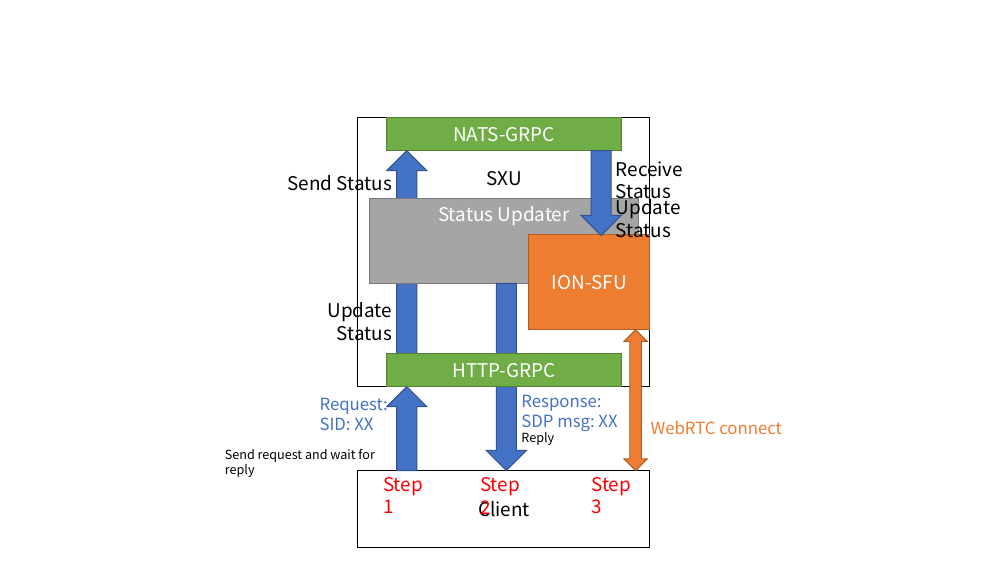
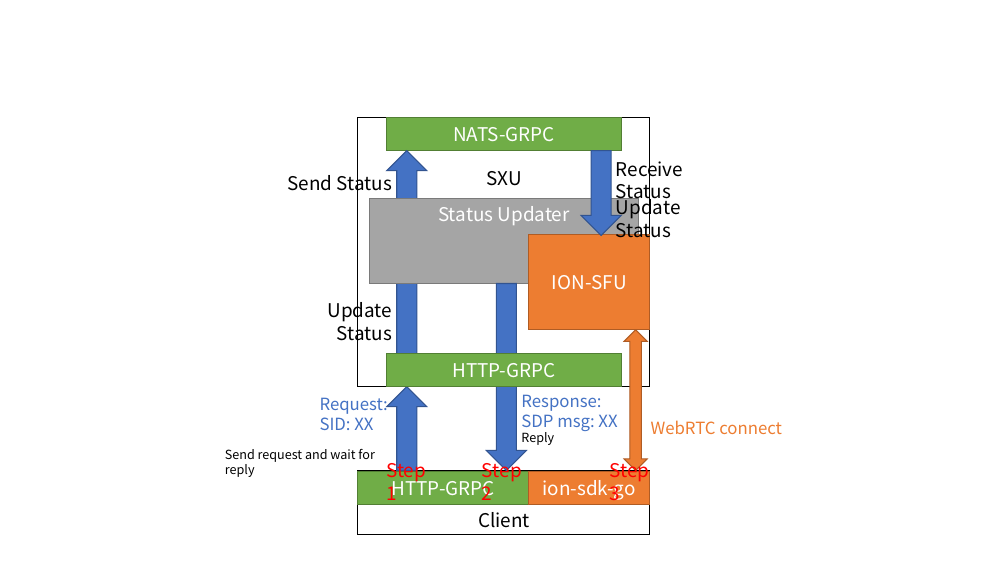
Before and after one commit to yindaheng98/dion, a slide deck: slide 2 of asserts/Arch.pptx. Drawn at 1008x567 pixels with LibreOffice and Linux fonts; fonts in the diff are those of the drawing. Boxes give left, top, right and bottom in pixels: in the first picture for what was removed or moved away, otherwise in the second. Text is boxed around its words. In the diff, an @@ line names an element or a change of style, - is before the commit and + after.

```diff
--- a/asserts/Arch.pptx
+++ b/asserts/Arch.pptx
@@ rectangle "Client": place and size @@
-rectangle "Client" at (358,470,650,547)
+rectangle "Client" at (358,470,650,535)
@@ rectangle "Client" at (358,470,650,535): vertical alignment middle to bottom @@
@@ rectangle added at (358,472,529,504), fill #70AD47, outline #538035 1 pt, 18 pt, text #FFFFFF @@
+HTTP-GRPC
@@ text "Step 1" rewrapped from (383,477,423,513) to (386,458,426,506) @@
@@ text "Step 2" rewrapped from (480,477,520,517) to (482,458,522,505) @@
@@ rectangle added at (529,471,650,504), fill #ED7D31, outline #AF5C24 1 pt, 18 pt, text #FFFFFF @@
+ion-sdk-go
@@ text "Step 3" rewrapped from (591,477,631,514) to (609,458,649,505) @@
```
Also in this commit, not shown: 1 other file.
